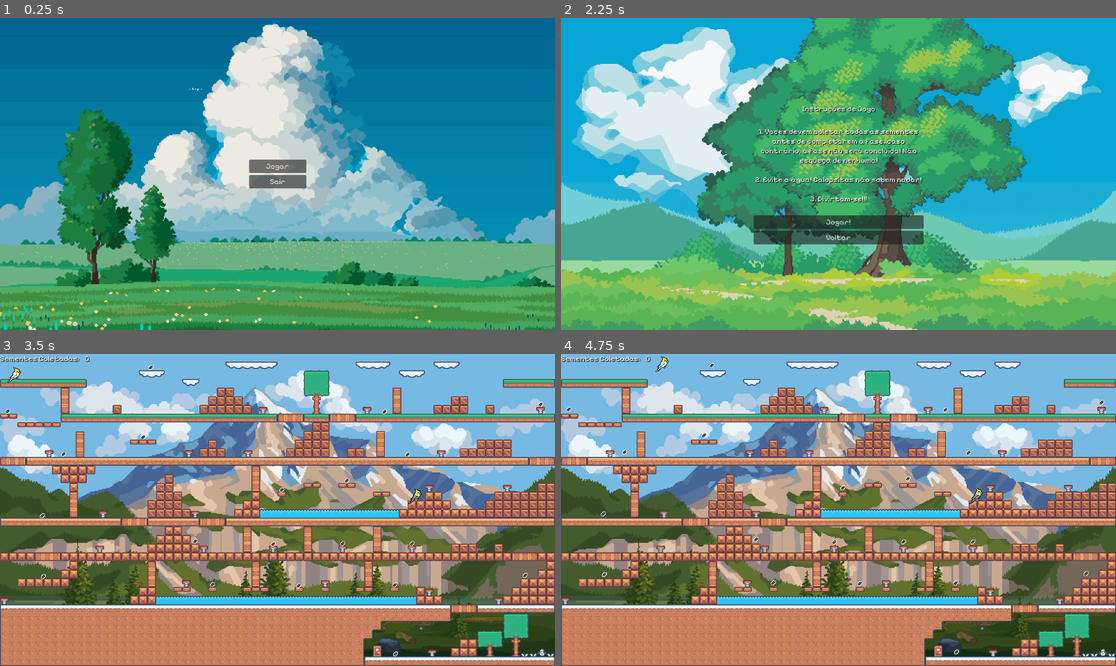
Above: before the commit, frames 1-4 (two rows, left to right).
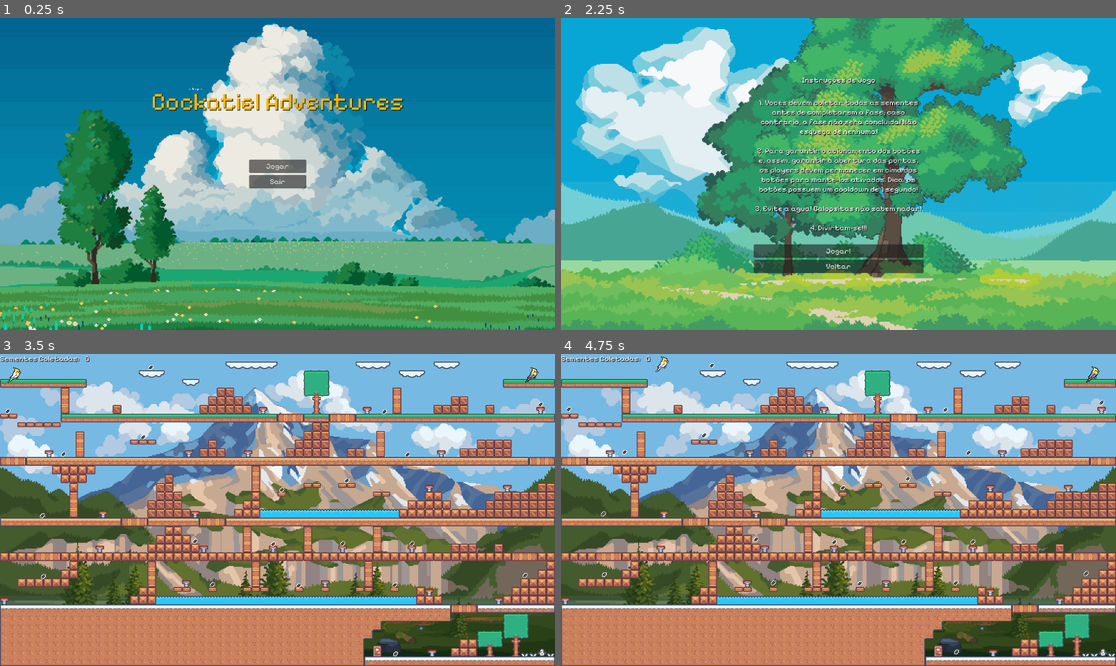
Above: after the commit, the same moments.

Repository: JulianoMRA/Cockatiel-Adventures
Game: Godot game, scene res://Scenes/MainMenu.tscn
The game is run twice, just before and just after one commit, with the same random seed, the same clock (stepped at 60 frames per second) and the same inputs. Sound files missing from this copy of the repository are replaced by a short silence.
Inputs:
- Up to frame 1 (0.25 s): no input
- Up to frame 2 (2.25 s): click "Jogar" at 0.5 s; click "Voltar" at 1.25 s; click "Jogar" at 2 s
- Up to frame 3 (3.5 s): click "Jogar!" at 2.75 s
- Up to frame 4 (4.75 s): hold D (ui_right) from 3.53 s (still down); tap Space (ui_up) at 3.77, 4.52 s

The runs differ from the first frame. In frame 1, 1.2% of the frame differs, in the area x 27-73%, y 24-30%; in frame 2, 9.3%, in the area x 34-66%, y 19-82%; in frame 3, 0.1%; in frame 4, 0.1%.

Commit message:
Últimos detalhes

Diff:
--- a/cockatiel-adventures/Scenes/Instructions.tscn
+++ b/cockatiel-adventures/Scenes/Instructions.tscn
@@ -69,9 +69,11 @@
 theme_override_fonts/normal_font = ExtResource("2_vs51u")
 text = "1. Vocês devem coletar todas as sementes antes de completarem a fase, caso contrário, a fase não será concluída! Não esqueça de nenhuma!
 
-2. Evite a água! Calopsitas não sabem nadar!
+2. Para garantir o acionamento dos botões e, assim, garantir a abertura das portas, os players devem permanecer em cima dos botões para mantê-los ativados. Dica: os botões possuem um cooldown de 1 segundo!
 
-3. Divirtam-se!!!
+3. Evite a água! Calopsitas não sabem nadar!
+
+4. Divirtam-se!!!
 
 "
 fit_content = true
--- a/cockatiel-adventures/Scenes/MainMenu.tscn
+++ b/cockatiel-adventures/Scenes/MainMenu.tscn
@@ -37,6 +37,27 @@
 texture = ExtResource("2_853f1")
 expand_mode = 1
 
+[node name="Label" type="Label" parent="."]
+layout_mode = 1
+anchors_preset = 8
+anchor_left = 0.5
+anchor_top = 0.5
+anchor_right = 0.5
+anchor_bottom = 0.5
+offset_left = -262.5
+offset_top = -180.0
+offset_right = 262.5
+offset_bottom = -120.0
+grow_horizontal = 2
+grow_vertical = 2
+theme_override_colors/font_color = Color(0.988235, 0.713726, 0, 1)
+theme_override_colors/font_shadow_color = Color(0, 0, 0, 1)
+theme_override_fonts/font = ExtResource("3_8saeu")
+theme_override_font_sizes/font_size = 50
+text = "Cockatiel Adventures"
+horizontal_alignment = 1
+vertical_alignment = 1
+
 [node name="VBoxContainer" type="VBoxContainer" parent="."]
 layout_mode = 1
 anchors_preset = 8
--- a/cockatiel-adventures/Scenes/level_1.tscn
+++ b/cockatiel-adventures/Scenes/level_1.tscn
@@ -51,10 +51,6 @@
 				add_child(victory_screen)
 			else:
 				add_child(no_seed_game_over_scene)
-
-
-func _on_seed_1collected() -> void:
-	pass # Replace with function body.
 "
 
 [sub_resource type="TileSetAtlasSource" id="TileSetAtlasSource_6444e"]
@@ -562,13 +558,16 @@
 scale = Vector2(0.5, 0.5)
 texture = ExtResource("1_8ffim")
 
+[node name="Camera2D" type="Camera2D" parent="."]
+position = Vector2(0, 2)
+
 [node name="Players" type="Node2D" parent="."]
 
 [node name="Player 1" parent="Players" instance=ExtResource("2_xfk5q")]
 position = Vector2(-546, -294)
 
 [node name="Player 2" parent="Players" instance=ExtResource("3_xfk5q")]
-position = Vector2(286, -44)
+position = Vector2(528, -293)
 
 [node name="Buttons" type="Node2D" parent="."]
 position = Vector2(0, 1)
@@ -1364,9 +1363,6 @@
 [node name="Sprite2D" type="Sprite2D" parent="Platforms/Plataforma 21"]
 position = Vector2(0, -9)
 texture = ExtResource("8_chwpn")
-
-[node name="Camera2D" type="Camera2D" parent="."]
-position = Vector2(0, 2)
 
 [node name="Seeds" type="Node2D" parent="."]
 
@@ -1469,7 +1465,7 @@
 [connection signal="collected" from="Seeds/Seed8" to="HUD" method="add_seed"]
 [connection signal="collected" from="Seeds/Seed9" to="." method="_on_seed_collected"]
 [connection signal="collected" from="Seeds/Seed9" to="HUD" method="add_seed"]
-[connection signal="collected" from="Seeds/Seed10" to="." method="_on_seed_1collected"]
+[connection signal="collected" from="Seeds/Seed10" to="." method="_on_seed_collected"]
 [connection signal="collected" from="Seeds/Seed10" to="HUD" method="add_seed"]
 [connection signal="collected" from="Seeds/Seed11" to="." method="_on_seed_collected"]
 [connection signal="collected" from="Seeds/Seed11" to="HUD" method="add_seed"]
